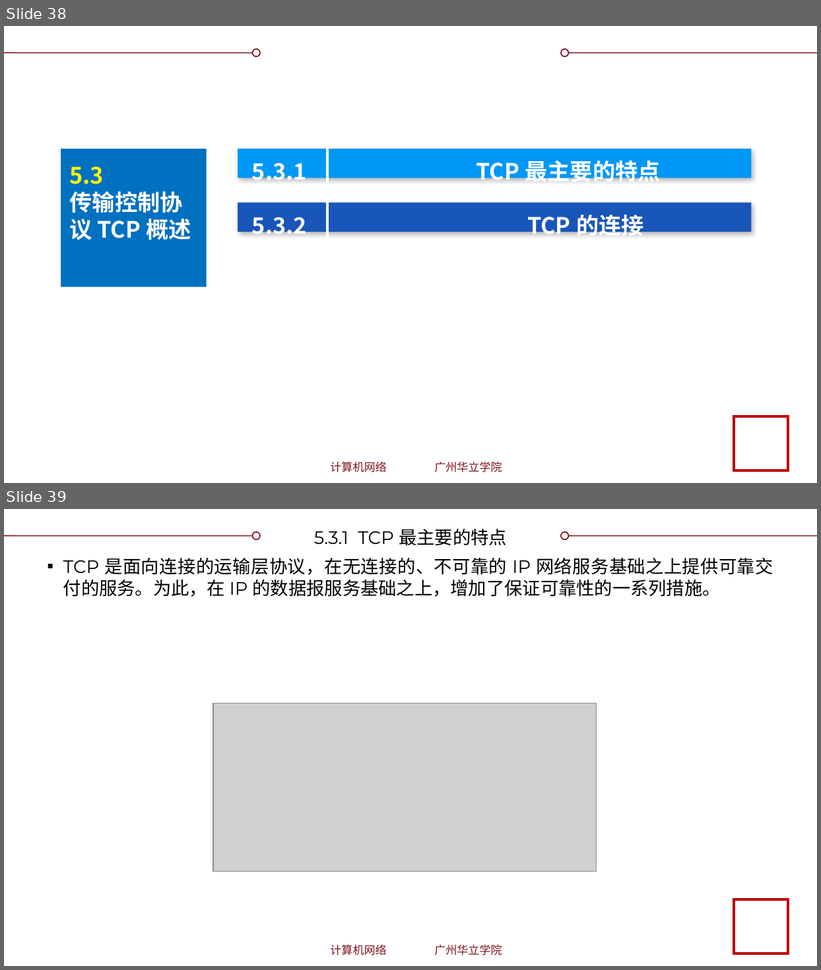
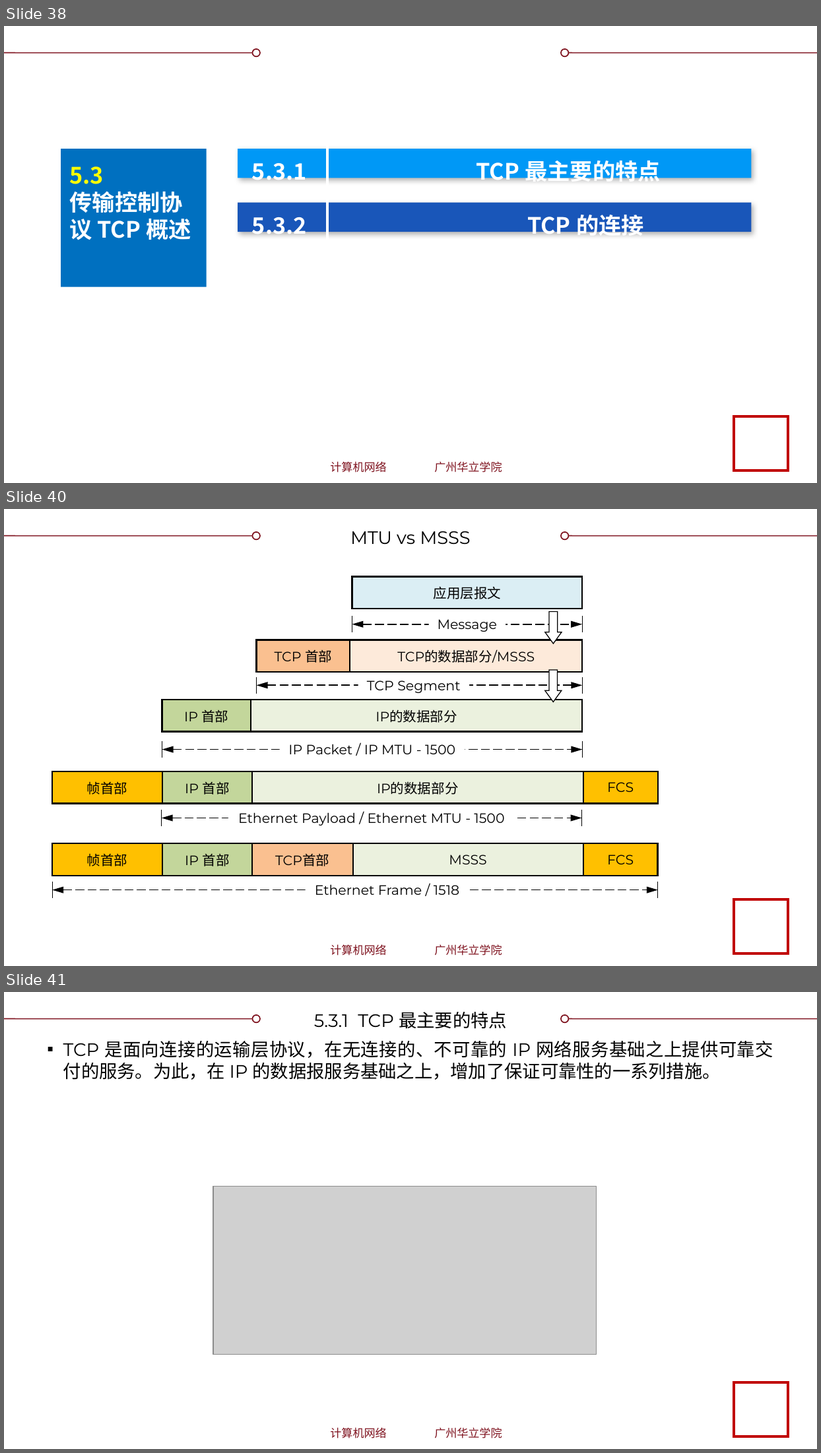
Before and after one commit to glplaman/glplaman.github.io, a slide deck: network/ppt/chap5.pptx. Shown one above the other, each under a label of ours: slides 38 and 39 before the commit, slides 38, 40 and 41 after it; the slides between them are not shown. The pictures are 821x970 and 821x1453 pixels, drawn with LibreOffice and Linux fonts; fonts in the diff are those of the drawing; grey boxes stand for pictures; background and template pictures are left out. Boxes give left, top, right and bottom in pixels: in the first picture for what was removed or moved away, otherwise in the second. Text is boxed around its words. In the diff, an @@ line names an element or a change of style, - is before the commit and + after.

```diff
--- a/network/ppt/chap5.pptx
+++ b/network/ppt/chap5.pptx
@@ slide 40 added at (4, 509, 817, 966), background #FFFFFF; not listed: 8 template elements that a slide beside it also shows @@
@@ title added at (350, 531, 470, 544), 16 pt, text #000000 @@
+MTU vs MSSS
@@ table added at (352, 576, 582, 608), 1 rows, 1 columns @@
+应用层报文
@@ double arrow added from (352, 625) to (582, 625), #000000 1 pt dashed @@
@@ line added from (352, 617) to (352, 632), #000000 0.75 pt @@
@@ rectangle added at (428, 612, 506, 636), fill #FFFFFF, 12 pt, text #000000 @@
+Message
@@ down arrow added at (546, 611, 562, 643), fill #FFFFFF, outline #000000 0.75 pt @@
@@ line added from (582, 617) to (582, 632), #000000 0.75 pt @@
@@ table added at (257, 640, 583, 671), 1 rows, 2 columns @@
+TCP 首部 | TCP的数据部分/MSSS
@@ double arrow added from (257, 685) to (582, 685), #000000 1 pt dashed @@
@@ line added from (257, 677) to (257, 694), #000000 0.75 pt @@
@@ rectangle added at (358, 673, 470, 698), fill #FFFFFF, 12 pt, text #000000 @@
+TCP Segment
@@ down arrow added at (545, 670, 561, 702), fill #FFFFFF, outline #000000 0.75 pt @@
@@ line added from (582, 677) to (582, 694), #000000 0.75 pt @@
@@ table added at (162, 700, 582, 732), 1 rows, 2 columns @@
+IP 首部 | IP的数据部分
@@ line added from (162, 741) to (162, 758), #000000 0.75 pt @@
@@ text added at (288, 744, 455, 755), 12 pt, text #000000 @@
+IP Packet / IP MTU - 1500
@@ line added from (582, 741) to (582, 758), #000000 0.75 pt @@
@@ double arrow added from (162, 750) to (582, 750), #000000 1 pt dashed @@
@@ table added at (52, 772, 657, 803), 1 rows, 4 columns @@
+帧首部 | IP 首部 | IP的数据部分 | FCS
@@ double arrow added from (162, 818) to (582, 818), #000000 1 pt dashed @@
@@ line added from (162, 810) to (162, 826), #000000 0.75 pt @@
@@ rectangle added at (228, 806, 516, 830), fill #FFFFFF, 12 pt, text #000000 @@
+Ethernet Payload / Ethernet MTU - 1500
@@ line added from (582, 810) to (582, 826), #000000 0.75 pt @@
@@ table added at (52, 844, 657, 876), 1 rows, 5 columns @@
+帧首部 | IP 首部 | TCP首部 | MSSS | FCS
@@ line added from (52, 882) to (52, 898), #000000 0.75 pt @@
@@ rectangle added at (306, 878, 469, 902), fill #FFFFFF, 12 pt, text #000000 @@
+Ethernet Frame / 1518
@@ line added from (658, 882) to (658, 898), #000000 0.75 pt @@
@@ double arrow added from (52, 890) to (658, 890), #000000 1 pt dashed @@
@@ what was slide 39 is now slide 41 @@
```
Also in this commit, not shown: 7 slides changed, 3 other slides added, 14 other files.
